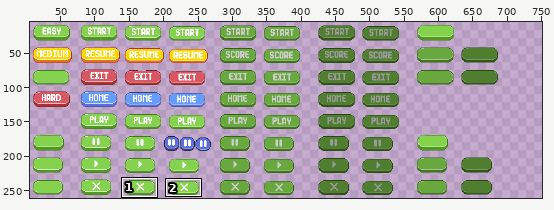
Pixel-art file -- assets/button ver 2.aseprite. Above, an overview of the earlier version with the close-up marked.
Close-up. The starting point:
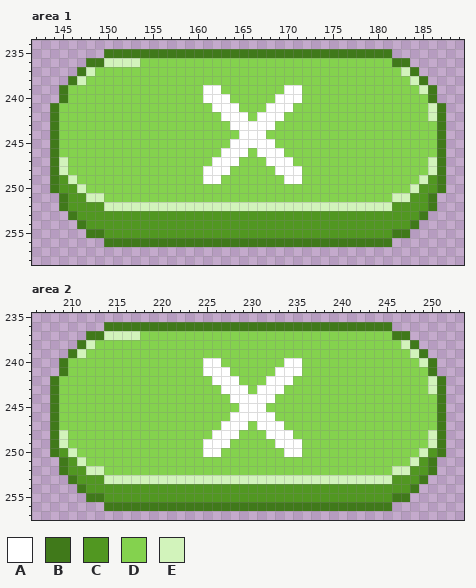
785x271 pixels, 1 frame. Colours within 5 levels of each other are drawn and written as one. Shown: area 1: x 142..189, y 234..258; area 2: x 206..253, y 235..257. The wide view leaves out empty margins. The commit also changed other parts of the picture, which this record leaves out.
Palette (. is transparent): A #ffffff  B #40791a  C #519721  D #84d24e  E #d2f3bb
Once edited:
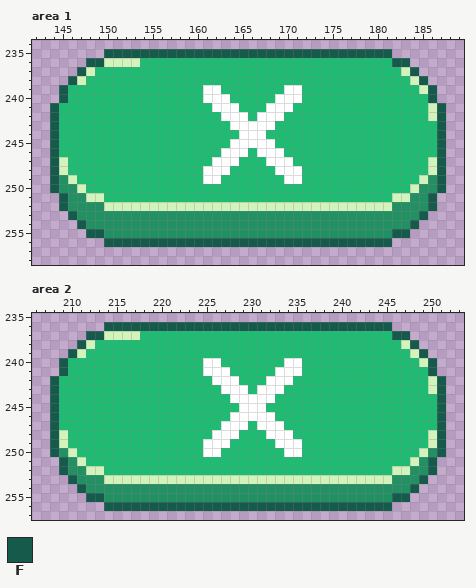
Colours new in this view: F #165a4c
Diff:
colour C: #519721 -> #239063
colour D: #84d24e -> #1ebc73
Area 1:
y 235: x 150..181 BBBBBBBBBBBBBBBBBBBBBBBBBBBBBBBB -> FFFFFFFFFFFFFFFFFFFFFFFFFFFFFFFF
y 236: x 148..149 BB -> FF; x 182..183 BB -> FF
y 237: x 147 B -> F; x 184 B -> F
y 238: x 146 B -> F; x 185 B -> F
y 239..240: x 145 B -> F; x 186 B -> F
y 241..250: x 144 B -> F; x 187 B -> F
y 251..252: x 145 B -> F; x 186 B -> F
y 253: x 146 B -> F; x 185 B -> F
y 254: x 147 B -> F; x 184 B -> F
y 255: x 148..149 BB -> FF; x 182..183 BB -> FF
y 256: x 150..181 BBBBBBBBBBBBBBBBBBBBBBBBBBBBBBBB -> FFFFFFFFFFFFFFFFFFFFFFFFFFFFFFFF
Area 2:
y 236: x 214..245 BBBBBBBBBBBBBBBBBBBBBBBBBBBBBBBB -> FFFFFFFFFFFFFFFFFFFFFFFFFFFFFFFF
y 237: x 212..213 BB -> FF; x 246..247 BB -> FF
y 238: x 211 B -> F; x 248 B -> F
y 239: x 210 B -> F; x 249 B -> F
y 240..241: x 209 B -> F; x 250 B -> F
y 242..250: x 208 B -> F; x 251 B -> F
y 251..252: x 209 B -> F; x 250 B -> F
y 253: x 210 B -> F; x 249 B -> F
y 254: x 211 B -> F; x 248 B -> F
y 255: x 212..213 BB -> FF; x 246..247 BB -> FF
y 256: x 214..245 BBBBBBBBBBBBBBBBBBBBBBBBBBBBBBBB -> FFFFFFFFFFFFFFFFFFFFFFFFFFFFFFFF
